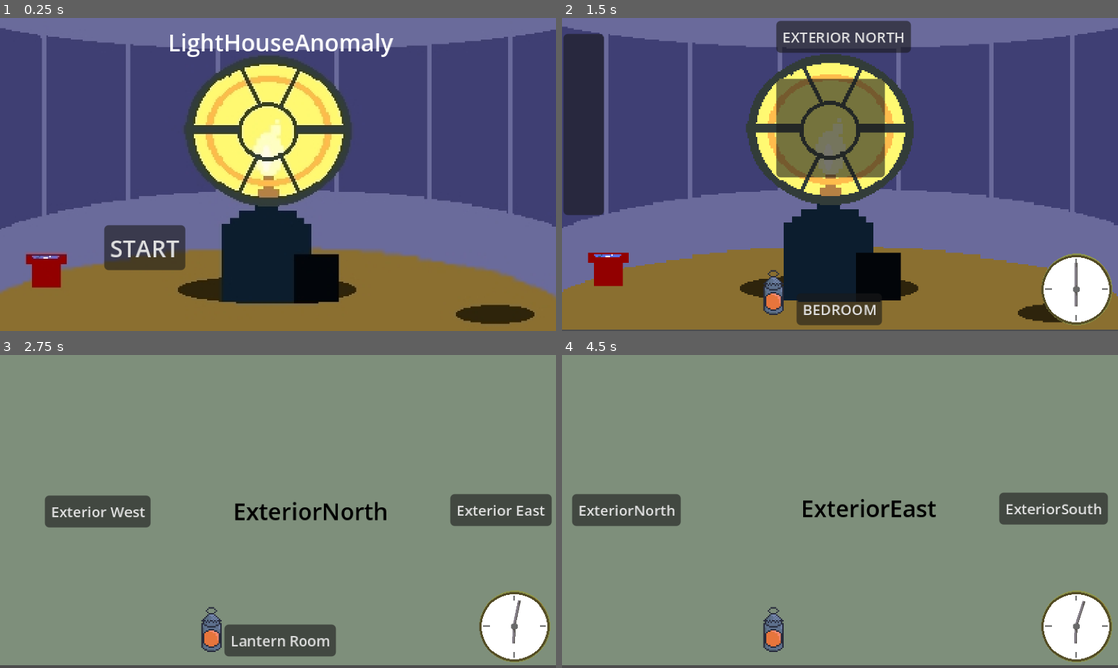
Above: before the commit, frames 1-4 (two rows, left to right).
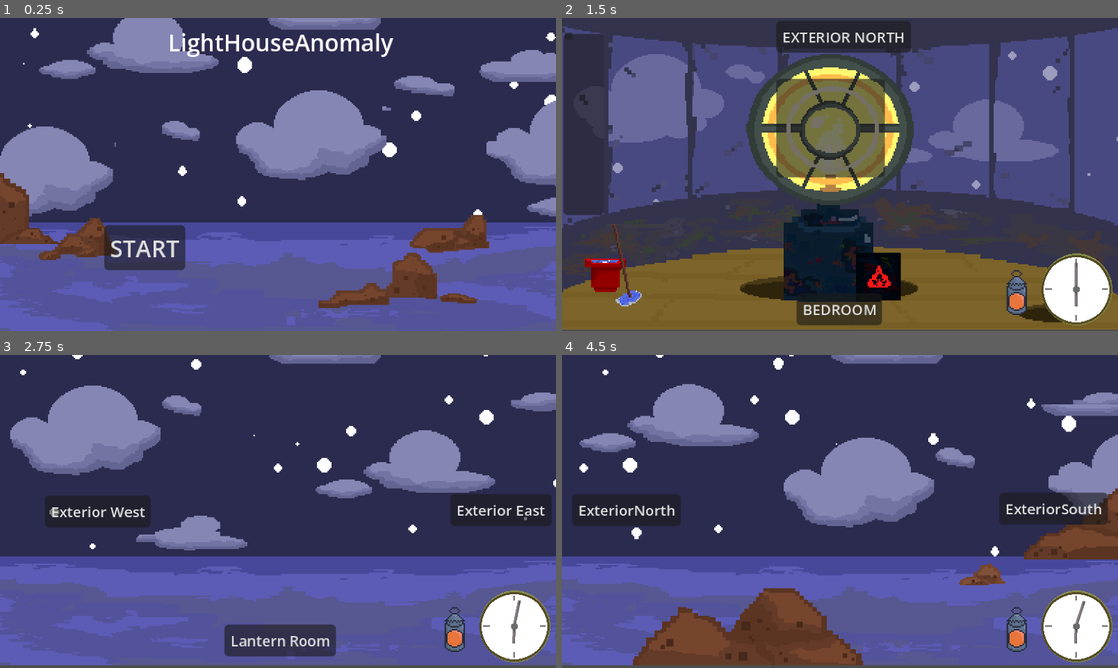
Above: after the commit, the same moments.

Repository: DerangedPalmito/Gamejam-Plus-26
Game: Godot game, scene res://scenes/UI/MainMenu.tscn
Two runs of this game, one before a commit and one after it. Both use one fixed random seed, a clock stepped at 60 frames per second and the inputs below. The engine's default icon, where the game draws it, is replaced by a stand-in: a white triangle on a blue panel in a dark square.
Inputs:
- Up to frame 1 (0.25 s): no input
- Up to frame 2 (1.5 s): click "START" at 0.5 s; click "LANTERN ROOM" at 1.25 s
- Up to frame 3 (2.75 s): click "EXTERIOR NORTH" at 2 s
- Up to frame 4 (4.5 s): click "Exterior West" at 2.75 s; click "ExteriorNorth" at 3.5 s; click "Exterior East" at 4.25 s

The runs differ from the first frame. In frame 1, 94% of the frame differs, in the area x 0-100%, y 0-100%; in frame 2, 37%; in frame 3, 94%; in frame 4, 96%.

Commit message:
#FEAT/REFACTOR: Adicionado sprites novas para as salas e ajustados uns bugs de código.

Diff:
--- a/scenes/Rooms/Devroom.tscn
+++ b/scenes/Rooms/Devroom.tscn
@@ -7,17 +7,24 @@
 [ext_resource type="Script" uid="uid://c6sltjlyx4plr" path="res://scripts/Rooms/Devroom.gd" id="1_dyj72"]
 [ext_resource type="Script" uid="uid://bc1w6dswq10be" path="res://scripts/Rooms/ExteriorSouth.gd" id="1_fwl31"]
 [ext_resource type="Script" uid="uid://be3xdh1ctgdt3" path="res://scripts/Rooms/LanternRoom.gd" id="1_h8onv"]
-[ext_resource type="Texture2D" uid="uid://dryg6jesk2p8m" path="res://assets/sprites/Rooms/LanternRoom/LanternRoom.png" id="7_dyj72"]
+[ext_resource type="Texture2D" uid="uid://dios4e780dfj2" path="res://assets/sprites/Rooms/Exterior/South/ExteriorS.png" id="4_y28q2"]
+[ext_resource type="Texture2D" uid="uid://di5qlqf5rrjth" path="res://assets/sprites/Rooms/Exterior/East/ExteriorE.png" id="5_lqriq"]
+[ext_resource type="Texture2D" uid="uid://ddqltopmaogy6" path="res://assets/sprites/Rooms/Exterior/West/ExteriorW.png" id="6_txgth"]
+[ext_resource type="Texture2D" uid="uid://b5u76j3jua6ns" path="res://assets/sprites/Rooms/Exterior/North/ExteriorN.png" id="7_acu75"]
+[ext_resource type="Texture2D" uid="uid://kx4nnh08ovm1" path="res://assets/sprites/Rooms/LanternRoom/LanternRoom.png" id="7_dyj72"]
 [ext_resource type="Script" uid="uid://dklcalsk41kh5" path="res://scripts/Tasks/CleaningWindow/CleaningWindowTask.gd" id="8_myhuw"]
-[ext_resource type="Texture2D" uid="uid://co2qj3a0haj0e" path="res://icon.svg" id="9_xgmbl"]
 [ext_resource type="Texture2D" uid="uid://4aivai1bwkds" path="res://assets/Lantern GUI.png" id="11_dj1t2"]
 [ext_resource type="Script" uid="uid://ctwpffx3wt3vs" path="res://scripts/Tasks/CleaningGlassTask/CleaningGlassTask.gd" id="11_s74vj"]
 [ext_resource type="Texture2D" uid="uid://b77cnpk5uae4b" path="res://assets/LanternOn GUI.png" id="12_0ibmk"]
-[ext_resource type="Texture2D" uid="uid://xnjbveid27gu" path="res://assets/sprites/Rooms/Bedroom/Bedroom.png" id="12_k3oqt"]
+[ext_resource type="Texture2D" uid="uid://blb765tt45nx6" path="res://assets/sprites/Rooms/Bedroom/Bedroom.png" id="12_k3oqt"]
 [ext_resource type="Script" uid="uid://ms6ua2drjd7f" path="res://scripts/lantern.gd" id="13_eb0sy"]
 [ext_resource type="Script" uid="uid://djyeh5ks8uyqn" path="res://scripts/Tasks/OpenValveTask/OpenValveTask.gd" id="13_ktxcu"]
 [ext_resource type="Script" uid="uid://bjcncmm7wk8iv" path="res://scripts/hallucination.gd" id="14_7q58c"]
+[ext_resource type="Texture2D" uid="uid://x36ym02u2os3" path="res://assets/sprites/Rooms/LanternRoom/CleaningWindowZoom.png" id="14_s0huw"]
 [ext_resource type="PackedScene" uid="uid://cv8g38nq75anl" path="res://scenes/UI/clock.tscn" id="15_nves3"]
+[ext_resource type="Texture2D" uid="uid://bai0gtisak7gp" path="res://assets/sprites/Rooms/LanternRoom/LanternZoomTask.png" id="16_b25mp"]
+[ext_resource type="Texture2D" uid="uid://bbw5mhl2tara" path="res://assets/sprites/UI/Valve/ValveZoom.png" id="19_crl1x"]
+[ext_resource type="Texture2D" uid="uid://htdrpf5bdqhp" path="res://assets/sprites/UI/Clock/clock_frame.png" id="20_c7q2a"]
 
 [sub_resource type="Gradient" id="Gradient_ktfow"]
 offsets = PackedFloat32Array(0, 0.6370192, 1)
@@ -30,7 +37,18 @@
 fill_to = Vector2(0.890625, 0.8524306)
 
 [sub_resource type="RectangleShape2D" id="RectangleShape2D_caeip"]
-size = Vector2(227, 170)
+size = Vector2(287, 200)
+
+[sub_resource type="Gradient" id="Gradient_0rl78"]
+colors = PackedColorArray(0, 0, 0, 1, 1, 1, 1, 0)
+
+[sub_resource type="FastNoiseLite" id="FastNoiseLite_s0huw"]
+
+[sub_resource type="NoiseTexture2D" id="NoiseTexture2D_b25mp"]
+width = 100
+height = 100
+noise = SubResource("FastNoiseLite_s0huw")
+color_ramp = SubResource("Gradient_0rl78")
 
 [node name="Devroom" type="Node2D" unique_id=1740814942]
 script = ExtResource("1_dyj72")
@@ -52,21 +70,9 @@
 [node name="ExteriorSouth" type="Node2D" parent="Rooms" unique_id=827130631]
 script = ExtResource("1_fwl31")
 
-[node name="ExteriorSouth" type="ColorRect" parent="Rooms/ExteriorSouth" unique_id=100018090]
-offset_left = 586.0
-offset_top = -548.0
-offset_right = 970.0
-offset_bottom = -332.0
-color = Color(0.49594545, 0.5590279, 0.4825552, 1)
-
-[node name="Label" type="Label" parent="Rooms/ExteriorSouth/ExteriorSouth" unique_id=1684670139]
-layout_mode = 0
-offset_left = 165.0
-offset_top = 96.0
-offset_right = 273.0
-offset_bottom = 119.0
-theme_override_colors/font_color = Color(0, 0, 0, 1)
-text = "ExteriorSouth"
+[node name="Background" type="Sprite2D" parent="Rooms/ExteriorSouth" unique_id=1107906636]
+position = Vector2(778, -440)
+texture = ExtResource("4_y28q2")
 
 [node name="ExteriorEast" type="Button" parent="Rooms/ExteriorSouth" unique_id=1474137575]
 offset_left = 594.0
@@ -90,21 +96,9 @@
 [node name="ExteriorEast" type="Node2D" parent="Rooms" unique_id=367207462]
 script = ExtResource("1_1d8qm")
 
-[node name="ExteriorEast" type="ColorRect" parent="Rooms/ExteriorEast" unique_id=1539131259]
-offset_left = 198.0
-offset_top = -548.0
-offset_right = 582.0
-offset_bottom = -332.0
-color = Color(0.49594545, 0.5590279, 0.4825552, 1)
-
-[node name="Label" type="Label" parent="Rooms/ExteriorEast/ExteriorEast" unique_id=416583659]
-layout_mode = 0
-offset_left = 165.0
-offset_top = 96.0
-offset_right = 273.0
-offset_bottom = 119.0
-theme_override_colors/font_color = Color(0, 0, 0, 1)
-text = "ExteriorEast"
+[node name="Background" type="Sprite2D" parent="Rooms/ExteriorEast" unique_id=1568359043]
+position = Vector2(390, -440)
+texture = ExtResource("5_lqriq")
 
 [node name="ExteriorEastAnchor" type="Marker2D" parent="Rooms/ExteriorEast" unique_id=1944816457]
 position = Vector2(390, -438)
@@ -128,21 +122,9 @@
 [node name="ExteriorWest" type="Node2D" parent="Rooms" unique_id=1085817032]
 script = ExtResource("1_8yy2x")
 
-[node name="ExteriorWest" type="ColorRect" parent="Rooms/ExteriorWest" unique_id=1715667841]
-offset_left = -581.0
-offset_top = -548.0
-offset_right = -197.0
-offset_bottom = -332.0
-color = Color(0.49594545, 0.5590279, 0.4825552, 1)
-
-[node name="Label" type="Label" parent="Rooms/ExteriorWest/ExteriorWest" unique_id=1061273643]
-layout_mode = 0
-offset_left = 165.0
-offset_top = 96.0
-offset_right = 273.0
-offset_bottom = 119.0
-theme_override_colors/font_color = Color(0, 0, 0, 1)
-text = "ExteriorWest"
+[node name="Background" type="Sprite2D" parent="Rooms/ExteriorWest" unique_id=1576898860]
+position = Vector2(-389, -440)
+texture = ExtResource("6_txgth")
 
 [node name="ExteriorWestAnchor" type="Marker2D" parent="Rooms/ExteriorWest" unique_id=1193087812]
 position = Vector2(-388, -438)
@@ -166,21 +148,9 @@
 [node name="ExteriorNorth" type="Node2D" parent="Rooms" unique_id=703684846]
 script = ExtResource("1_bxvx3")
 
-[node name="ExteriorNorth" type="ColorRect" parent="Rooms/ExteriorNorth" unique_id=1277196114]
-offset_left = -192.0
-offset_top = -548.0
-offset_right = 192.0
-offset_bottom = -332.0
-color = Color(0.49594545, 0.5590279, 0.4825552, 1)
-
-[node name="Label" type="Label" parent="Rooms/ExteriorNorth/ExteriorNorth" unique_id=1877119111]
-layout_mode = 0
-offset_left = 161.0
-offset_top = 98.0
-offset_right = 269.0
-offset_bottom = 121.0
-theme_override_colors/font_color = Color(0, 0, 0, 1)
-text = "ExteriorNorth"
+[node name="Background" type="Sprite2D" parent="Rooms/ExteriorNorth" unique_id=1320713252]
+position = Vector2(0, -440)
+texture = ExtResource("7_acu75")
 
 [node name="LanternRoom" type="Button" parent="Rooms/ExteriorNorth" unique_id=14454335]
 offset_left = -37.0
@@ -240,35 +210,33 @@
 offset_bottom = -188.0
 
 [node name="CleaningWindowTask" type="Control" parent="Rooms/LanternRoom" unique_id=5248908]
+visible = false
 layout_mode = 3
 anchors_preset = 0
 script = ExtResource("8_myhuw")
 
-[node name="Fundo" type="ColorRect" parent="Rooms/LanternRoom/CleaningWindowTask" unique_id=270126255]
-z_index = 1
-layout_mode = 0
-offset_left = -79.0
-offset_top = -312.0
-offset_right = 79.0
-offset_bottom = -122.0
-color = Color(0.63800716, 0.5222067, 0.24833402, 1)
+[node name="Fundo" type="Sprite2D" parent="Rooms/LanternRoom/CleaningWindowTask" unique_id=1638125514]
+z_index = 1
+position = Vector2(0, -208)
+texture = ExtResource("14_s0huw")
 
 [node name="Area2D" type="Area2D" parent="Rooms/LanternRoom/CleaningWindowTask/Fundo" unique_id=1591093508]
+visible = false
 z_index = 1
 
 [node name="CollisionShape2D" type="CollisionShape2D" parent="Rooms/LanternRoom/CleaningWindowTask/Fundo/Area2D" unique_id=909738095]
 z_index = 2
-position = Vector2(79.5, 83)
+position = Vector2(0.5, 1)
 shape = SubResource("RectangleShape2D_caeip")
 
-[node name="DirtyOverlay" type="TextureRect" parent="Rooms/LanternRoom/CleaningWindowTask" unique_id=2126683004]
+[node name="DirtyOverlay" type="TextureRect" parent="Rooms/LanternRoom/CleaningWindowTask" unique_id=307224565]
 z_index = 1
 layout_mode = 0
-offset_left = -65.0
-offset_top = -292.0
-offset_right = 63.0
-offset_bottom = -164.0
-texture = ExtResource("9_xgmbl")
+offset_left = -130.0
+offset_top = -299.0
+offset_right = 129.0
+offset_bottom = -159.0
+texture = SubResource("NoiseTexture2D_b25mp")
 
 [node name="ProgressBar" type="ProgressBar" parent="Rooms/LanternRoom/CleaningWindowTask" unique_id=1316149943]
 z_index = 1
@@ -284,37 +252,34 @@
 position = Vector2(0, -216)
 
 [node name="CleaningGlassTask" type="Control" parent="Rooms/LanternRoom" unique_id=2048878027]
+visible = false
 layout_mode = 3
 anchors_preset = 0
 offset_right = 40.0
 offset_bottom = 40.0
 script = ExtResource("11_s74vj")
 
-[node name="Fundo2" type="ColorRect" parent="Rooms/LanternRoom/CleaningGlassTask" unique_id=974194799]
+[node name="Fundo2" type="Sprite2D" parent="Rooms/LanternRoom/CleaningGlassTask" unique_id=984591635]
+z_index = 1
+position = Vector2(0, -216)
+texture = ExtResource("16_b25mp")
+
+[node name="Area2D" type="Area2D" parent="Rooms/LanternRoom/CleaningGlassTask/Fundo2" unique_id=864776816]
+z_index = 3
+
+[node name="CollisionShape2D" type="CollisionShape2D" parent="Rooms/LanternRoom/CleaningGlassTask/Fundo2/Area2D" unique_id=478835406]
+z_index = 3
+position = Vector2(7, -2)
+shape = SubResource("RectangleShape2D_caeip")
+
+[node name="DirtyOverlay" type="TextureRect" parent="Rooms/LanternRoom/CleaningGlassTask" unique_id=2858987]
 z_index = 1
 layout_mode = 0
-offset_left = -79.0
-offset_top = -312.0
-offset_right = 79.0
-offset_bottom = -122.0
-color = Color(0.87345153, 0.0005072981, 0.853504, 1)
-
-[node name="Area2D" type="Area2D" parent="Rooms/LanternRoom/CleaningGlassTask/Fundo2" unique_id=864776816]
-z_index = 1
-
-[node name="CollisionShape2D" type="CollisionShape2D" parent="Rooms/LanternRoom/CleaningGlassTask/Fundo2/Area2D" unique_id=478835406]
-z_index = 2
-position = Vector2(79.5, 83)
-shape = SubResource("RectangleShape2D_caeip")
-
-[node name="DirtyOverlay" type="TextureRect" parent="Rooms/LanternRoom/CleaningGlassTask" unique_id=2858987]
-z_index = 1
-layout_mode = 0
-offset_left = -65.0
-offset_top = -288.0
-offset_right = 63.0
-offset_bottom = -160.0
-texture = ExtResource("9_xgmbl")
+offset_left = -87.0
+offset_top = -299.0
+offset_right = 92.0
+offset_bottom = -135.0
+texture = SubResource("NoiseTexture2D_b25mp")
 
 [node name="ProgressBar" type="ProgressBar" parent="Rooms/LanternRoom/CleaningGlassTask" unique_id=286171853]
 z_index = 1
@@ -345,14 +310,9 @@
 offset_bottom = 40.0
 script = ExtResource("13_ktxcu")
 
-[node name="Fundo" type="ColorRect" parent="Rooms/Bedroom/OpenValveTask" unique_id=1014047659]
-z_index = 1
-layout_mode = 0
-offset_left = -79.0
-offset_top = -99.0
-offset_right = 79.0
-offset_bottom = 91.0
-color = Color(0.63800716, 0.5222067, 0.24833402, 1)
+[node name="Fundo" type="Sprite2D" parent="Rooms/Bedroom/OpenValveTask" unique_id=1484664092]
+z_index = 1
+texture = ExtResource("19_crl1x")
 
 [node name="Area2D" type="Area2D" parent="Rooms/Bedroom/OpenValveTask/Fundo" unique_id=836691586]
 z_index = 1
@@ -363,9 +323,14 @@
 shape = SubResource("RectangleShape2D_caeip")
 
 [node name="TextureProgressBar" type="TextureProgressBar" parent="Rooms/Bedroom/OpenValveTask" unique_id=178312567]
+z_index = 3
 layout_mode = 0
-offset_right = 40.0
-offset_bottom = 40.0
+offset_left = -48.0
+offset_top = -46.0
+offset_right = 52.0
+offset_bottom = 54.0
+fill_mode = 4
+texture_progress = ExtResource("20_c7q2a")
 
 [node name="LanternRoom" type="Button" parent="Rooms/Bedroom" unique_id=446857915]
 offset_left = -43.0
@@ -407,9 +372,9 @@
 anchor_top = 0.88000005
 anchor_right = 0.38000003
 anchor_bottom = 0.88000005
-offset_left = -15.920013
+offset_left = 152.07999
 offset_top = -16.080017
-offset_right = 16.079987
+offset_right = 184.07999
 offset_bottom = 15.919983
 toggle_mode = true
 texture_normal = ExtResource("11_dj1t2")
--- a/scenes/UI/MainMenu.tscn
+++ b/scenes/UI/MainMenu.tscn
@@ -1,7 +1,7 @@
 [gd_scene format=3 uid="uid://skrbi54os8gi"]
 
 [ext_resource type="Script" uid="uid://cme8nympt1bwr" path="res://scripts/UI/MainMenu.gd" id="1_58fj5"]
-[ext_resource type="Texture2D" uid="uid://cuf2fa4iopxsx" path="res://Farol sala.jpg.jpeg" id="2_3h7gc"]
+[ext_resource type="Texture2D" uid="uid://dios4e780dfj2" path="res://assets/sprites/Rooms/Exterior/South/ExteriorS.png" id="2_58fj5"]
 
 [node name="MainMenu" type="Node2D" unique_id=130539172]
 script = ExtResource("1_58fj5")
@@ -9,7 +9,7 @@
 [node name="GameCamera" type="Camera2D" parent="." unique_id=2008995381]
 
 [node name="Background" type="Sprite2D" parent="." unique_id=1392769865]
-texture = ExtResource("2_3h7gc")
+texture = ExtResource("2_58fj5")
 
 [node name="Label" type="Label" parent="." unique_id=1754460255]
 offset_left = -76.0
--- a/scripts/Rooms/Bedroom.gd
+++ b/scripts/Rooms/Bedroom.gd
@@ -1,7 +1,7 @@
 class_name Bedroom
 extends Node2D
 @onready var game_camera: Camera2D = $"../../GameCamera"
-@onready var fundo: ColorRect = $OpenValveTask/Fundo
+@onready var fundo: Sprite2D = $OpenValveTask/Fundo
 
 func _ready() -> void:
 	fundo.hide()
--- a/scripts/Rooms/LanternRoom.gd
+++ b/scripts/Rooms/LanternRoom.gd
@@ -1,8 +1,8 @@
 class_name LanternRoom
 extends Node2D
 @onready var game_camera: Camera2D = $"../../GameCamera"
-@onready var fundo_2: ColorRect = $CleaningGlassTask/Fundo2
-@onready var fundo: ColorRect = $CleaningWindowTask/Fundo
+@onready var fundo_2: Sprite2D = $CleaningGlassTask/Fundo2
+@onready var fundo: Sprite2D = $CleaningWindowTask/Fundo
 @onready var cleaning_window_task: Control = $CleaningWindowTask
 @onready var cleaning_glass_task: Control = $CleaningGlassTask
 
--- a/scripts/Tasks/CleaningGlassTask/CleaningGlassTask.gd
+++ b/scripts/Tasks/CleaningGlassTask/CleaningGlassTask.gd
@@ -50,9 +50,17 @@
 		progress_bar.value = 0.0
 	visible = true
 
+func reset_task() -> void:
+	current_progress = 0.0
+	is_cleaning = false
+	dirty_overlay.modulate.a = 1.0
+	if progress_bar:
+		progress_bar.value = 0.0
+
 func finish_task() -> void:
 	is_task_active = false
 	current_progress = 0.0
 	visible = false
+	reset_task()
 	is_cleaning = false
 	task_finished.emit()
--- a/scripts/Tasks/CleaningWindow/CleaningWindowTask.gd
+++ b/scripts/Tasks/CleaningWindow/CleaningWindowTask.gd
@@ -11,6 +11,13 @@
 
 func _ready() -> void:
 	visible = false
+	dirty_overlay.modulate.a = 1.0
+	if progress_bar:
+		progress_bar.value = 0.0
+
+func reset_task() -> void:
+	current_progress = 0.0
+	is_cleaning = false
 	dirty_overlay.modulate.a = 1.0
 	if progress_bar:
 		progress_bar.value = 0.0
@@ -54,5 +61,6 @@
 	is_task_active = false
 	current_progress = 0.0
 	visible = false
+	reset_task()
 	is_cleaning = false
 	task_finished.emit()
--- a/scripts/Tasks/OpenValveTask/OpenValveTask.gd
+++ b/scripts/Tasks/OpenValveTask/OpenValveTask.gd
@@ -1,47 +1,69 @@
 extends Control
 
 signal task_finished
+
+@export var grab_radius: float = 120.0
+@export var turns_needed: float = 1.0  # quantas voltas completas para terminar
 
 @onready var texture_progress_bar: TextureProgressBar = $TextureProgressBar
 
 var is_dragging: bool = false
 var is_task_active: bool = false
+var total_rotation: float = 0.0  # em radianos
+var last_angle: float = 0.0
 
 func _ready() -> void:
+	reset_task()
 	visible = false
+
+func reset_task() -> void:
+	is_dragging = false
+	total_rotation = 0.0
 	texture_progress_bar.value = 0.0
 
+func start_task() -> void:
+	reset_task()
+	is_task_active = true
+	visible = true
+
+func _get_center() -> Vector2:
+	return texture_progress_bar.global_position + texture_progress_bar.size / 2.0
+
 func _unhandled_input(event: InputEvent) -> void:
-	if not visible:
+	if not visible or not is_task_active:
 		return
 
 	if event is InputEventMouseButton and event.button_index == MOUSE_BUTTON_LEFT:
 		if event.pressed:
-			var center = texture_progress_bar.global_position + (texture_progress_bar.size / 2.0)
-			if get_global_mouse_position().distance_to(center) < 120.0: # Ajuste o raio conforme o tamanho
+			var center := _get_center()
+			var mouse_pos := get_global_mouse_position()
+			if mouse_pos.distance_to(center) < grab_radius:
 				is_dragging = true
+				last_angle = (mouse_pos - center).angle()
 		else:
 			is_dragging = false
 
 	if is_dragging and event is InputEventMouseMotion:
-		calculate_valve_angle()
+		update_valve_rotation()
 
-func calculate_valve_angle() -> void:
-	var center = texture_progress_bar.global_position + (texture_progress_bar.size / 2.0)
-	var mouse_pos = get_global_mouse_position()
+func update_valve_rotation() -> void:
+	var angle := (get_global_mouse_position() - _get_center()).angle()
+	var delta := angle_difference(last_angle, angle)
+	last_angle = angle
 
-	var angle_rad = (mouse_pos - center).angle()
+	if delta <= 0.0:
+		return
 
-	var angle_deg = rad_to_deg(angle_rad) + 180.0
+	total_rotation += delta
 
-	var progress_value = (angle_deg / 360.0) * 100.0
-	texture_progress_bar.value = progress_value
+	var progress := clampf(total_rotation / (TAU * turns_needed) * 100.0, 0.0, 100.0)
+	texture_progress_bar.value = progress
 
-	if texture_progress_bar.value >= 99.0:
+	if progress >= 99.0:
 		finish_task()
 
 func finish_task() -> void:
-	is_dragging = false
+	is_task_active = false
 	visible = false
-	print("Válvula totalmente girada!")
+	reset_task()
 	task_finished.emit()
Binary file changed: assets/sprites/Rooms/Bedroom/Bedroom.png
Not shown, changed: assets/sprites/Rooms/Bedroom/Bedroom.png.import
Binary file added: assets/sprites/Rooms/Exterior/East/ExteriorE.png
Not shown, added: assets/sprites/Rooms/Exterior/East/ExteriorE.png.import
Binary file added: assets/sprites/Rooms/Exterior/North/ExteriorN.png
Not shown, added: assets/sprites/Rooms/Exterior/North/ExteriorN.png.import
Binary file added: assets/sprites/Rooms/Exterior/South/ExteriorS.png
Not shown, added: assets/sprites/Rooms/Exterior/South/ExteriorS.png.import
Binary file added: assets/sprites/Rooms/Exterior/West/ExteriorW.png
Not shown, added: assets/sprites/Rooms/Exterior/West/ExteriorW.png.import
Binary file added: assets/sprites/Rooms/LanternRoom/CleaningWindowZoom.png
Not shown, added: assets/sprites/Rooms/LanternRoom/CleaningWindowZoom.png.import
(and 6 more such lines)
